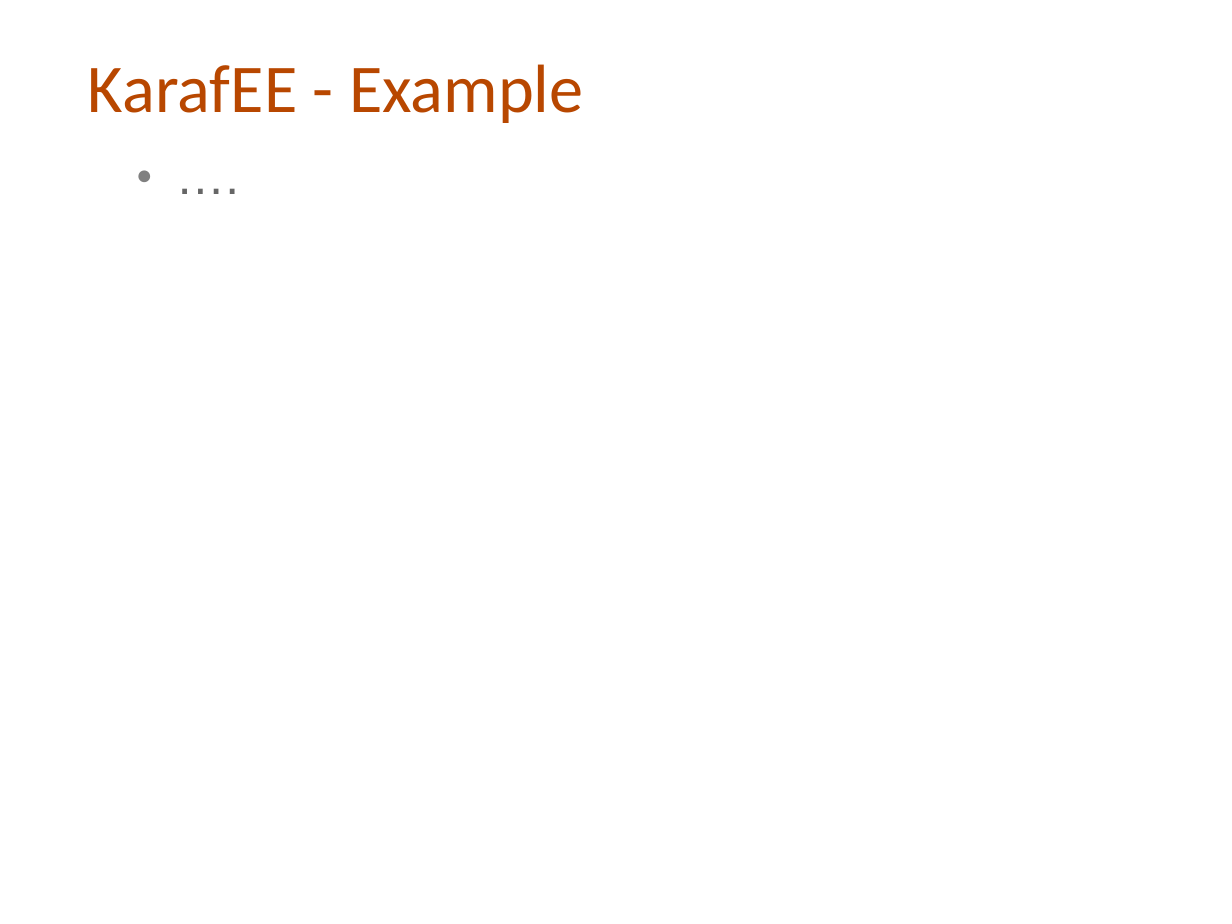
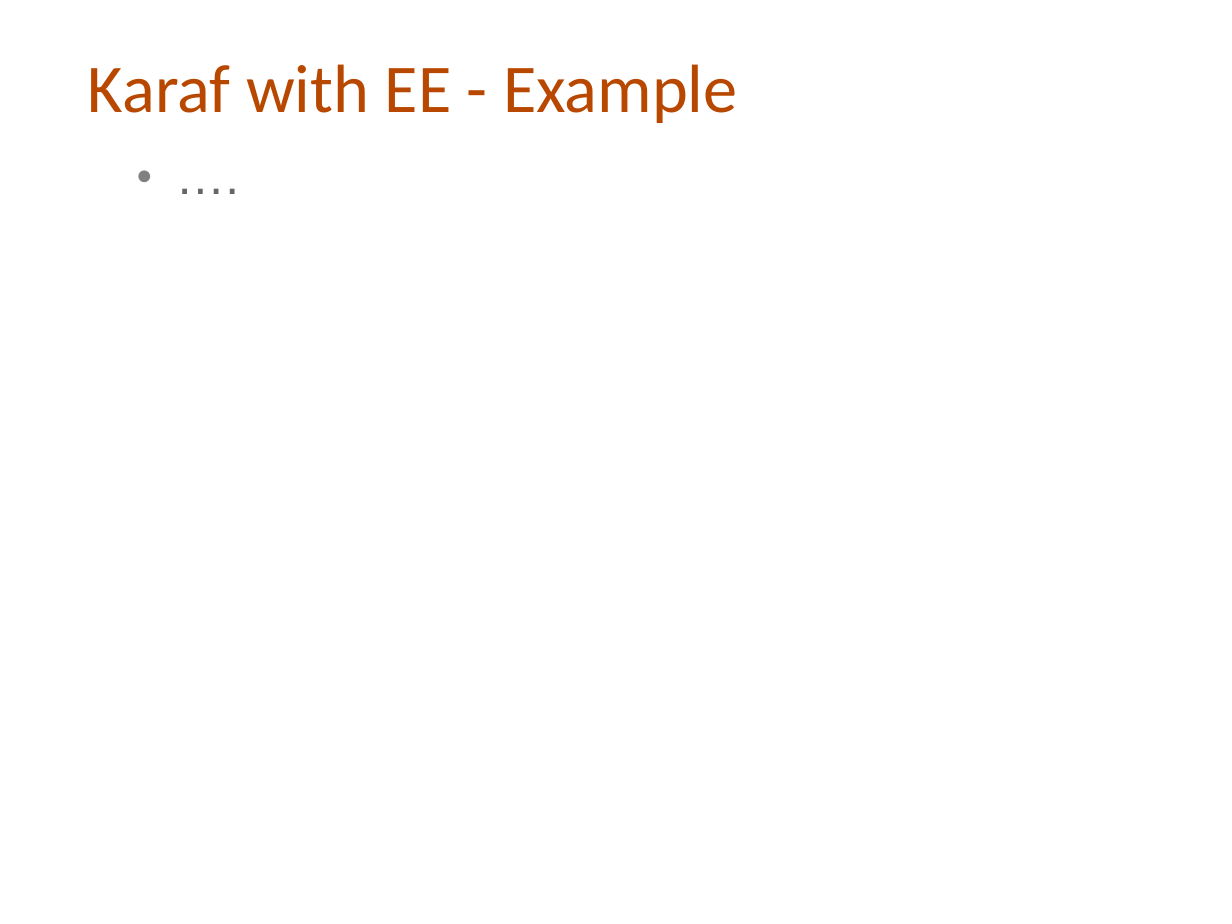
Before and after one commit to cmoulliard/apachecon-2012, a slide deck: slide 40 of karaf-ee-apachecon_eu_2012.odp. Drawn at 1232x924 pixels with LibreOffice and Linux fonts; fonts in the diff are those of the drawing; background and template pictures are left out. Boxes give left, top, right and bottom in pixels: in the first picture for what was removed or moved away, otherwise in the second. Text is boxed around its words. In the diff, an @@ line names an element or a change of style, - is before the commit and + after.

```diff
--- a/karaf-ee-apachecon_eu_2012.odp
+++ b/karaf-ee-apachecon_eu_2012.odp
@@ title at <box>88,64,737,123</box>: text changed @@
-KarafEE - Example
+Karaf with EE - Example
```
Also in this commit, not shown: 5 other slides changed, 1 other file.
